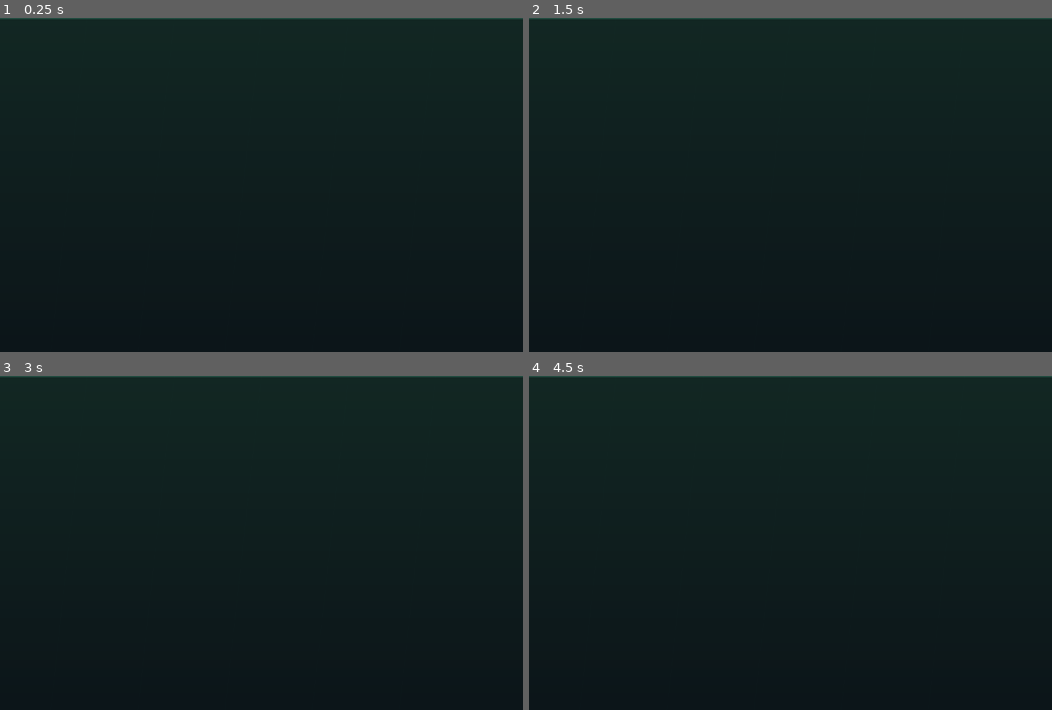
Above: before the commit, frames 1-4 (two rows, left to right).
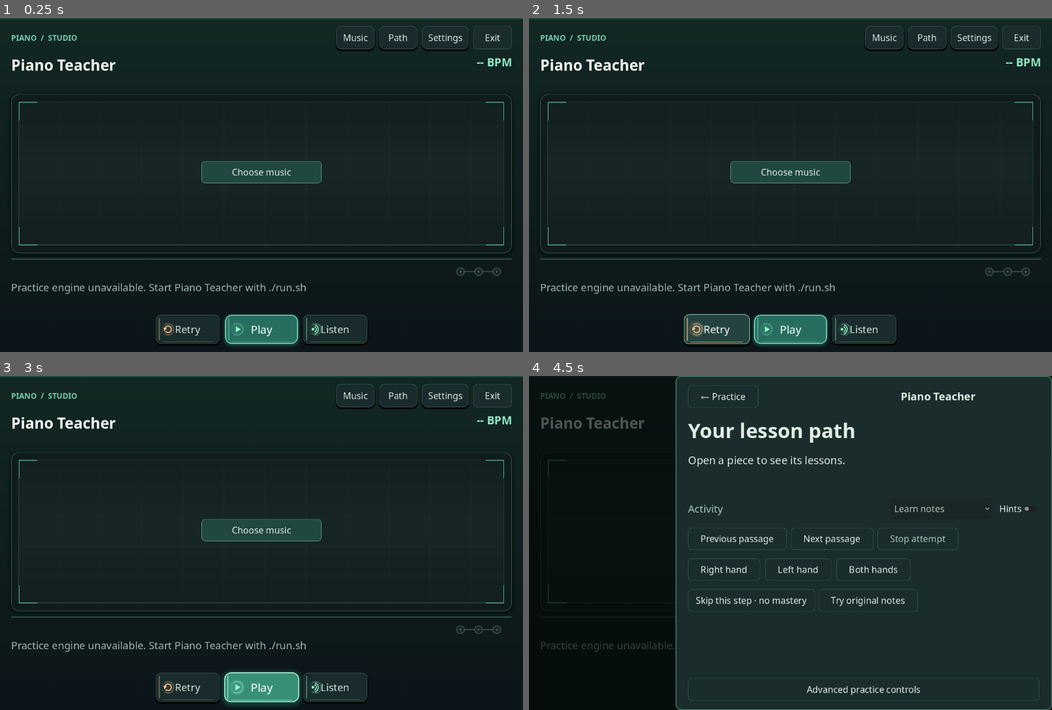
Above: after the commit, the same moments.

Repository: tpepels/piano_teacher
Game: Godot game, scene res://main.tscn
Two runs of this game, one before a commit and one after it. Both use one fixed random seed, a clock stepped at 60 frames per second and the inputs below.
Inputs (mouse positions are in pixels of both pictures, inside the frame that each line leads up to):
- Up to frame 1 (0.25 s): no input
- Up to frame 2 (1.5 s): click (717, 328) at 0.5 s, where only the run after the commit has a clickable "Retry"; click (717, 328) at 1.25 s, where only the run after the commit has a clickable "Retry"
- Up to frame 3 (3 s): click (188, 686) at 2 s, where only the run after the commit has a clickable "Retry"; click (261, 686) at 2.75 s, where only the run after the commit has a clickable "Play"
- Up to frame 4 (4.5 s): click (790, 686) at 3.5 s, where only the run after the commit has a clickable "Play"; click (926, 396) at 4.25 s, where only the run after the commit has a clickable "Path"

The runs differ from the first frame. In frame 1, 6.1% of the frame differs, in the area x 2-98%, y 2-99%; in frame 2, 7.0%; in frame 3, 6.2%; in frame 4, 5.3%.
Error before the commit: Parse Error: Cannot infer the type of "fraction" variable because the value doesn't have a set type. (res://game_countin.gd:17)

Commit message:
Fix Godot beat-fraction type inference for animated count-in

Diff:
--- a/godot/game_countin.gd
+++ b/godot/game_countin.gd
@@ -14,7 +14,7 @@
     var step := posmod(int(floor(beat + .00001)), maxi(1, beats_per_bar))
     var show := running and not paused and beat < 0.0
     var next_count := clampi(beats_per_bar, 1, 8)
-    var fraction := beat - floor(beat)
+    var fraction: float = beat - floorf(beat)
     if visible != show or count != next_count or (show and current != step) or (show and absf(beat_fraction - fraction) > 0.01):
         visible = show
         count = next_count
